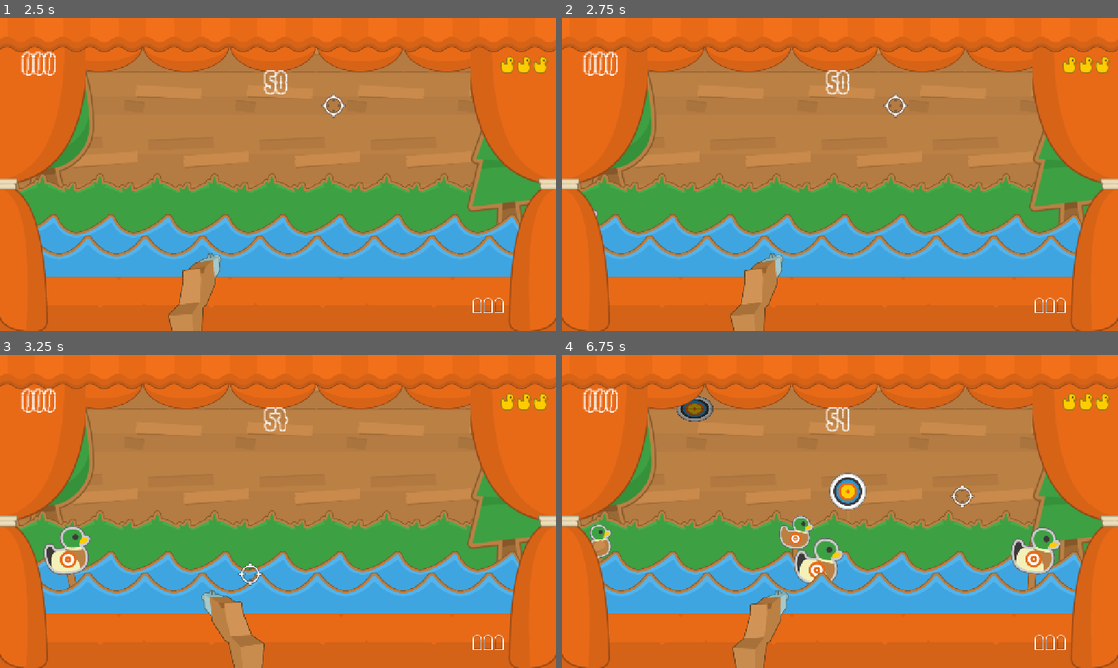
Above: before the commit, frames 1-4 (two rows, left to right).
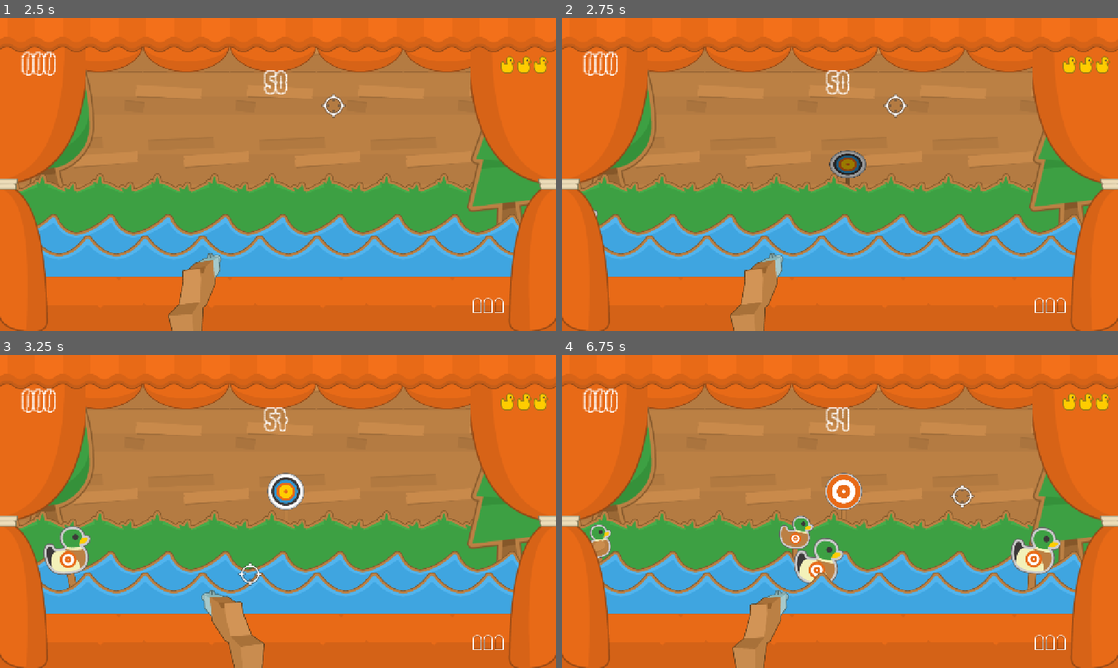
Above: after the commit, the same moments.

Repository: JPlimajots/pluck-and-duck
Game: Godot game, scene res://scenes/palco_principal.tscn
Two runs of this game, one before a commit and one after it. Both use one fixed random seed, a clock stepped at 60 frames per second and the inputs below.
Inputs (mouse positions are in pixels of both pictures, inside the frame that each line leads up to):
- Up to frame 1 (2.5 s): tap Enter at 0.5 s; move the mouse to (400, 158) at 0.52 s; click (400, 158) at 0.67 s; move the mouse to (166, 190) at 1.27 s; click (166, 190) at 1.42 s; tap Space at 2 s; move the mouse to (333, 105) at 2.02 s; click (333, 105) at 2.17 s
- Up to frame 2 (2.75 s): no input
- Up to frame 3 (3.25 s): move the mouse to (250, 574) at 2.77 s; click (250, 574) at 2.92 s
- Up to frame 4 (6.75 s): move the mouse to (1006, 558) at 3.52 s; click (1006, 558) at 3.67 s; move the mouse to (673, 464) at 4.27 s; click (673, 464) at 4.42 s; move the mouse to (867, 511) at 5.02 s; click (867, 511) at 5.17 s; move the mouse to (756, 433) at 5.77 s; click (756, 433) at 5.92 s; move the mouse to (962, 495) at 6.52 s; click (962, 495) at 6.67 s

Frame 1 is identical in both runs. In frame 2, 0.5% of the frame differs, in the area x 48-55%, y 42-54%; in frame 3, 0.6%; in frame 4, 1.0%, in the area x 20-55%, y 13-53%.

Commit message:
refactor: remove gerador do teto e aumenta frequencia de alvos na grama

Diff:
--- a/scenes/palco_principal.tscn
+++ b/scenes/palco_principal.tscn
@@ -227,8 +227,6 @@
 
 [node name="GeradorAlvosGrama" type="Timer" parent="." unique_id=827133094]
 
-[node name="GeradorAlvosTeto" type="Timer" parent="." unique_id=1707063574]
-
 [node name="PontoDeSpawn" type="Marker2D" parent="." unique_id=455693146]
 position = Vector2(-128, 454)
 
@@ -237,9 +235,6 @@
 
 [node name="LinhaSpawnAlvosGrama" type="Marker2D" parent="." unique_id=271930669]
 position = Vector2(0, 314)
-
-[node name="LinhaSpawnAlvosTeto" type="Marker2D" parent="." unique_id=1425428314]
-position = Vector2(0, 152)
 
 [node name="Interface" type="CanvasLayer" parent="." unique_id=326853103]
 
@@ -333,4 +328,3 @@
 [connection signal="timeout" from="GeradorDePatos" to="." method="_on_gerador_de_patos_timeout"]
 [connection signal="timeout" from="GeradorDePatosFundo" to="." method="_on_gerador_de_patos_fundo_timeout"]
 [connection signal="timeout" from="GeradorAlvosGrama" to="." method="_on_gerador_alvos_grama_timeout"]
-[connection signal="timeout" from="GeradorAlvosTeto" to="." method="_on_gerador_alvos_teto_timeout"]
--- a/scripts/alvo.gd
+++ b/scripts/alvo.gd
@@ -3,7 +3,6 @@
 
 @export var textura_tabua_quebrada = Texture2D
 @export var tempo_de_vida: float = 3.0
-@export var de_cabeca_para_baixo: bool = false
 @export var pontos_abate: int = 50
 @export var explosivo: bool = false
 @export var congelante: bool = false
@@ -32,13 +31,11 @@
 
 
 func quebrar_tabua():
-	var direcao_queda = -1000 if de_cabeca_para_baixo else 400
 	desativar_colisoes()
 	$DobradicaPivo/AreaTabua/SpriteTabua.texture = textura_tabua_quebrada
 	var tween = create_tween()
-	if not de_cabeca_para_baixo:
-		tween.tween_property($DobradicaPivo/SpriteAlvo, "position:y", $DobradicaPivo/SpriteAlvo.position.y - 100, 0.2).set_trans(Tween.TRANS_QUAD).set_ease(Tween.EASE_OUT)
-	tween.tween_property($DobradicaPivo/SpriteAlvo, "position:y", $DobradicaPivo/SpriteAlvo.position.y + direcao_queda, 0.4).set_trans(Tween.TRANS_QUAD).set_ease(Tween.EASE_IN)
+	tween.tween_property($DobradicaPivo/SpriteAlvo, "position:y", $DobradicaPivo/SpriteAlvo.position.y - 100, 0.2).set_trans(Tween.TRANS_QUAD).set_ease(Tween.EASE_OUT)
+	tween.tween_property($DobradicaPivo/SpriteAlvo, "position:y", $DobradicaPivo/SpriteAlvo.position.y + 400, 0.4).set_trans(Tween.TRANS_QUAD).set_ease(Tween.EASE_IN)
 	tween.parallel().tween_property($DobradicaPivo/SpriteAlvo, "rotation_degrees", 90.0, 0.8)
 	tween.tween_callback(queue_free)
 
--- a/scripts/palco_principal.gd
+++ b/scripts/palco_principal.gd
@@ -58,9 +58,7 @@
 			var segundos = int(ceil(tempo_restante))
 			$Interface/TextoTempo.text = "%02d" % segundos
 			if $GeradorAlvosGrama.is_stopped():
-				$GeradorAlvosGrama.start(randf_range(3.0, 8.0))
-			if $GeradorAlvosTeto.is_stopped():
-				$GeradorAlvosTeto.start(randf_range(3.0, 8.0))
+				$GeradorAlvosGrama.start(randf_range(1.5, 4.0))
 			if tempo_restante <= 0:
 				finaliza_jogo()
 			pass
@@ -102,7 +100,6 @@
 	$GeradorDePatos.stop()
 	$GeradorDePatosFundo.stop()
 	$GeradorAlvosGrama.stop()
-	$GeradorAlvosTeto.stop()
 	print("FIM DE JOGO! Pontuação Final: ", pontuacao_atual)
 
 
@@ -147,22 +144,8 @@
 	novo_alvo.z_index = GameLayers.Layers.ALVO
 	novo_alvo.tempo_de_vida = remap(tempo_restante, 60.0, 0.0, 3.0, 1.0)
 	add_child(novo_alvo)
-	var tempo_base_spawn = remap(tempo_restante, 60.0, 0.0, 10.0, 4.0)
+	var tempo_base_spawn = remap(tempo_restante, 60.0, 0.0, 6.0, 2.0)
 	$GeradorAlvosGrama.wait_time = randf_range(tempo_base_spawn * 0.8, tempo_base_spawn * 1.5)
-
-
-func _on_gerador_alvos_teto_timeout() -> void:
-	var novo_alvo = cena_alvo.instantiate()
-	var x_aleatorio = randf_range(280.0, 1000.0)
-	novo_alvo.position = Vector2(x_aleatorio, $LinhaSpawnAlvosTeto.position.y)
-	novo_alvo.scale = Vector2(0.6, 0.6)
-	novo_alvo.z_index = GameLayers.Layers.ALVO
-	novo_alvo.rotation_degrees = 180.0
-	novo_alvo.de_cabeca_para_baixo = true
-	novo_alvo.tempo_de_vida = remap(tempo_restante, 60.0, 0.0, 3.0, 1.0)
-	add_child(novo_alvo)
-	var tempo_base_spawn = remap(tempo_restante, 60.0, 0.0, 10.0, 4.0)
-	$GeradorAlvosTeto.wait_time = randf_range(tempo_base_spawn * 0.8, tempo_base_spawn * 1.5)
 
 
 func atualizar_interface_municao(quantidade: int):
